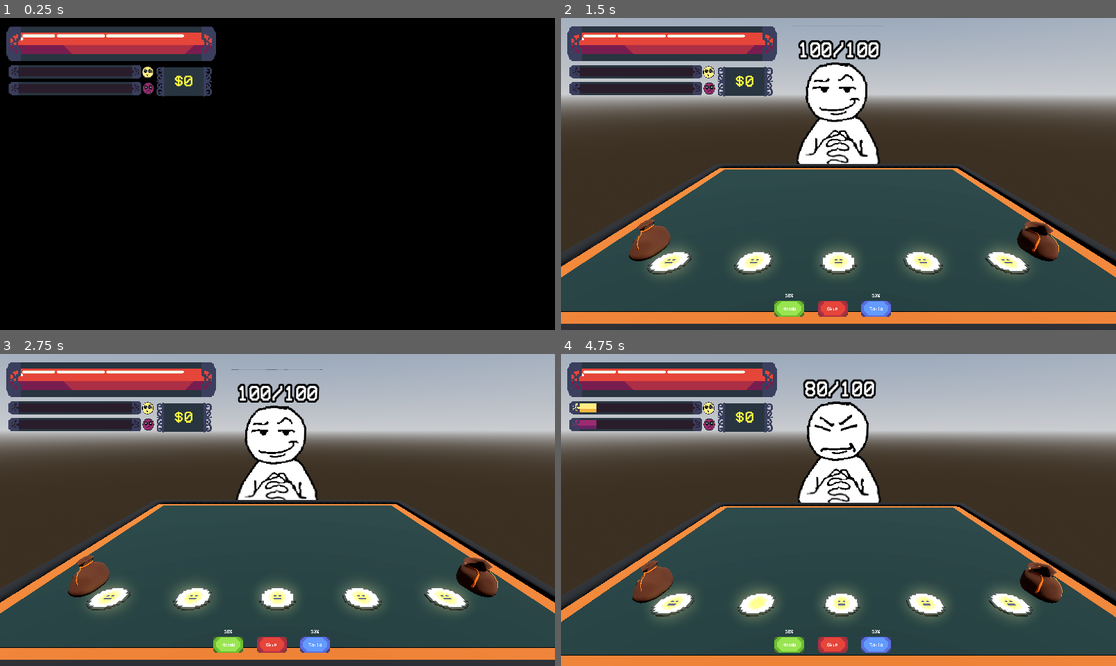
Above: before the commit, frames 1-4 (two rows, left to right).
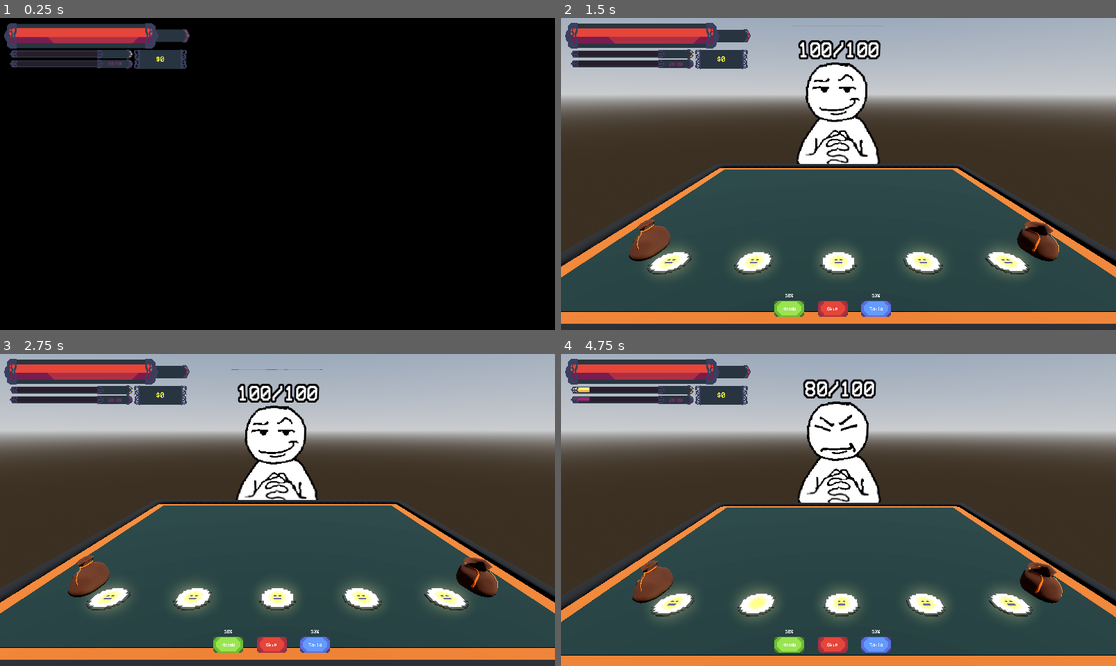
Above: after the commit, the same moments.

Repository: nianjindev/nummus
Game: Godot game, scene res://gui/splash_screen/splash_screen_manager.tscn
The game is run twice, just before and just after one commit, with the same random seed, the same clock (stepped at 60 frames per second) and the same inputs. The engine's default icon, where the game draws it, is replaced by a stand-in: a white triangle on a blue panel in a dark square.
Inputs (mouse positions are in pixels of both pictures, inside the frame that each line leads up to):
- Up to frame 1 (0.25 s): no input
- Up to frame 2 (1.5 s): tap Enter at 0.5 s; move the mouse to (960, 158) at 0.52 s; click (960, 158) at 0.67 s; tap Space at 0.77 s; click "Play" at 1.25 s
- Up to frame 3 (2.75 s): click "Skip" at 2 s
- Up to frame 4 (4.75 s): click "Skip" at 2.75 s; click "Heads" at 3.5 s; move the mouse to (727, 525) at 4.27 s; click (727, 525) at 4.42 s; tap Space at 4.52 s

The runs differ from the first frame. In frame 1, 7.0% of the frame differs, in the area x 0-39%, y 1-26%; in frame 2, 6.8%; in frame 3, 6.8%; in frame 4, 6.9%.

Commit message:
changed ui

Diff:
--- a/nummus-game/gui/global_ui.gd
+++ b/nummus-game/gui/global_ui.gd
@@ -1,10 +1,10 @@
 extends Control
 
 @onready var amount: RichTextLabel = $PlayerInterface/MoneyBackdrop/Amount
-@onready var health_bar: TextureProgressBar = $PlayerInterface/HealthBar
-@onready var fortune_bar: TextureProgressBar = $PlayerInterface/FortuneBars/FortuneBar
-@onready var misfortune_bar: TextureProgressBar = $PlayerInterface/FortuneBars/MisfortuneBar
-@onready var fortune_bars: Control = $PlayerInterface/FortuneBars
+@onready var fortune_bars: VBoxContainer = $PlayerInterface/FortuneBars
+@onready var health_bar: TextureProgressBar = $PlayerInterface/FortuneBars/HealthBar
+@onready var fortune_bar: TextureProgressBar = $PlayerInterface/FortuneBars/MarginFortune/FortuneBar
+@onready var misfortune_bar: TextureProgressBar = $PlayerInterface/FortuneBars/MarginMisfortune/MisfortuneBar
 
 func _ready():
 	Globals.connect("money_changed", Callable(change_money_amount))
--- a/nummus-game/gui/global_ui.tscn
+++ b/nummus-game/gui/global_ui.tscn
@@ -1,14 +1,15 @@
-[gd_scene load_steps=14 format=3 uid="uid://cgkq1874nru5o"]
+[gd_scene load_steps=15 format=3 uid="uid://cgkq1874nru5o"]
 
 [ext_resource type="Script" uid="uid://4wjymveihx57" path="res://gui/global_ui.gd" id="1_s6kbw"]
 [ext_resource type="Script" uid="uid://bbxm05mjnkk3g" path="res://gui/stage.gd" id="5_t228w"]
+[ext_resource type="Texture2D" uid="uid://becrm8gwggipt" path="res://assets/2d/bar_textures/fortune_text_bar.png" id="6_jxs7b"]
 [ext_resource type="Texture2D" uid="uid://25p6o6gq0bqn" path="res://assets/2d/bar_textures/bar_under_small.png" id="6_qbh03"]
+[ext_resource type="Texture2D" uid="uid://jhepe38x2bp7" path="res://assets/2d/bar_textures/misfortune_text_bar.png" id="7_qwhgh"]
 [ext_resource type="Texture2D" uid="uid://1gdn7m8wesjy" path="res://assets/2d/bar_textures/bar_over_small.png" id="7_xt8b7"]
 [ext_resource type="Texture2D" uid="uid://bqrn807x3kby1" path="res://assets/2d/bar_textures/progress_fortune.png" id="8_cqrd0"]
 [ext_resource type="Texture2D" uid="uid://3erwkid1bywu" path="res://assets/2d/bar_textures/progress_misfortune.png" id="9_8q2nc"]
-[ext_resource type="Texture2D" uid="uid://g7vd2mnpnmic" path="res://assets/2d/bar_textures/fortune_face.png" id="10_2p7ws"]
-[ext_resource type="Texture2D" uid="uid://clg6eg705e2lx" path="res://assets/2d/bar_textures/misfortune_face.png" id="11_50bnc"]
 [ext_resource type="Texture2D" uid="uid://bci38xaomk08c" path="res://assets/2d/bar_textures/bar_under_big.png" id="12_qujq2"]
+[ext_resource type="Texture2D" uid="uid://b8nnrnw1eewfa" path="res://assets/2d/bar_textures/health_text_bar.png" id="12_qwhgh"]
 [ext_resource type="Texture2D" uid="uid://jch5sbhi1vs0" path="res://assets/2d/bar_textures/bar_over_big.png" id="13_crqig"]
 [ext_resource type="PackedScene" uid="uid://dgl2frifwu5vi" path="res://gui/inventory_ui.tscn" id="13_jxs7b"]
 [ext_resource type="Texture2D" uid="uid://bronhad3508ye" path="res://assets/2d/bar_textures/progress_health.png" id="14_h1f0h"]
@@ -52,82 +53,26 @@
 [node name="PlayerInterface" type="Control" parent="."]
 layout_mode = 1
 anchors_preset = 0
-offset_left = 21.0
-offset_top = 14.0
-offset_right = 756.0
-offset_bottom = 289.5
-
-[node name="FortuneBars" type="Control" parent="PlayerInterface"]
-layout_mode = 1
-anchors_preset = 2
-anchor_top = 1.0
-anchor_bottom = 1.0
-offset_left = 18.0
-offset_top = -332.0
-offset_right = 688.0
-offset_bottom = -9.0
-grow_vertical = 0
-
-[node name="FortuneBar" type="TextureProgressBar" parent="PlayerInterface/FortuneBars"]
-layout_mode = 1
-anchors_preset = 8
-anchor_left = 0.5
-anchor_top = 0.5
-anchor_right = 0.5
-anchor_bottom = 0.5
-offset_left = -344.0
-offset_top = 43.5
-offset_right = 115.0
-offset_bottom = 90.5
-grow_horizontal = 2
-grow_vertical = 2
-texture_under = ExtResource("6_qbh03")
-texture_over = ExtResource("7_xt8b7")
-texture_progress = ExtResource("8_cqrd0")
-
-[node name="MisfortuneBar" type="TextureProgressBar" parent="PlayerInterface/FortuneBars"]
-layout_mode = 1
-anchors_preset = 8
-anchor_left = 0.5
-anchor_top = 0.5
-anchor_right = 0.5
-anchor_bottom = 0.5
-offset_left = -344.0
-offset_top = 101.5
-offset_right = 115.0
-offset_bottom = 148.5
-grow_horizontal = 2
-grow_vertical = 2
-texture_under = ExtResource("6_qbh03")
-texture_over = ExtResource("7_xt8b7")
-texture_progress = ExtResource("9_8q2nc")
-
-[node name="FortuneFace" type="TextureRect" parent="PlayerInterface/FortuneBars"]
-layout_mode = 0
-offset_left = 452.0
-offset_top = 209.0
-offset_right = 492.0
-offset_bottom = 251.0
-texture = ExtResource("10_2p7ws")
-
-[node name="MisfortuneFace" type="TextureRect" parent="PlayerInterface/FortuneBars"]
-layout_mode = 0
-offset_left = 454.0
-offset_top = 265.0
-offset_right = 495.0
-offset_bottom = 307.0
-texture = ExtResource("11_50bnc")
-
-[node name="HealthBar" type="TextureProgressBar" parent="PlayerInterface"]
-layout_mode = 1
-anchors_preset = 2
-anchor_top = 1.0
-anchor_bottom = 1.0
-offset_left = 1.0
-offset_top = -259.5
-offset_right = 726.0
-offset_bottom = -140.5
-grow_vertical = 0
+offset_right = 562.0
+offset_bottom = 191.0
+
+[node name="FortuneBars" type="VBoxContainer" parent="PlayerInterface"]
+layout_mode = 1
+anchors_preset = 8
+anchor_left = 0.5
+anchor_top = 0.5
+anchor_right = 0.5
+anchor_bottom = 0.5
+offset_left = -267.0
+offset_top = -78.0
+offset_right = 267.0
+offset_bottom = 78.0
+grow_horizontal = 2
+grow_vertical = 2
+
+[node name="HealthBar" type="TextureProgressBar" parent="PlayerInterface/FortuneBars"]
+layout_mode = 2
+size_flags_horizontal = 0
 max_value = 20.0
 step = 0.1
 value = 20.0
@@ -135,12 +80,105 @@
 texture_over = ExtResource("13_crqig")
 texture_progress = ExtResource("14_h1f0h")
 
+[node name="UnderText" type="TextureRect" parent="PlayerInterface/FortuneBars/HealthBar"]
+layout_mode = 1
+anchors_preset = 6
+anchor_left = 1.0
+anchor_top = 0.5
+anchor_right = 1.0
+anchor_bottom = 0.5
+offset_left = -10.0
+offset_top = -24.0
+offset_right = 108.0
+offset_bottom = 23.0
+grow_horizontal = 0
+grow_vertical = 2
+texture = ExtResource("12_qwhgh")
+
+[node name="MarginFortune" type="MarginContainer" parent="PlayerInterface/FortuneBars"]
+layout_mode = 2
+theme_override_constants/margin_left = 20
+
+[node name="FortuneBar" type="TextureProgressBar" parent="PlayerInterface/FortuneBars/MarginFortune"]
+layout_mode = 2
+size_flags_horizontal = 0
+size_flags_vertical = 4
+texture_under = ExtResource("6_qbh03")
+texture_over = ExtResource("7_xt8b7")
+texture_progress = ExtResource("8_cqrd0")
+
+[node name="UnderText" type="TextureRect" parent="PlayerInterface/FortuneBars/MarginFortune/FortuneBar"]
+layout_mode = 1
+anchors_preset = 6
+anchor_left = 1.0
+anchor_top = 0.5
+anchor_right = 1.0
+anchor_bottom = 0.5
+offset_left = -10.0
+offset_top = -16.5
+offset_right = 103.0
+offset_bottom = 15.5
+grow_horizontal = 0
+grow_vertical = 2
+texture = ExtResource("6_jxs7b")
+
+[node name="MarginMisfortune" type="MarginContainer" parent="PlayerInterface/FortuneBars"]
+layout_mode = 2
+theme_override_constants/margin_left = 20
+
+[node name="MisfortuneBar" type="TextureProgressBar" parent="PlayerInterface/FortuneBars/MarginMisfortune"]
+layout_mode = 2
+size_flags_horizontal = 0
+texture_under = ExtResource("6_qbh03")
+texture_over = ExtResource("7_xt8b7")
+texture_progress = ExtResource("9_8q2nc")
+
+[node name="UnderText" type="TextureRect" parent="PlayerInterface/FortuneBars/MarginMisfortune/MisfortuneBar"]
+layout_mode = 1
+anchors_preset = 6
+anchor_left = 1.0
+anchor_top = 0.5
+anchor_right = 1.0
+anchor_bottom = 0.5
+offset_left = -10.0
+offset_top = -16.5
+offset_right = 103.0
+offset_bottom = 15.5
+grow_horizontal = 0
+grow_vertical = 2
+texture = ExtResource("7_qwhgh")
+
+[node name="Amount" type="RichTextLabel" parent="PlayerInterface/FortuneBars/MarginMisfortune/MisfortuneBar/UnderText"]
+layout_mode = 1
+anchors_preset = 8
+anchor_left = 0.5
+anchor_top = 0.5
+anchor_right = 0.5
+anchor_bottom = 0.5
+offset_left = -46.5
+offset_top = -14.0
+offset_right = 34.5
+offset_bottom = 14.0
+grow_horizontal = 2
+grow_vertical = 2
+theme_override_colors/default_color = Color(0.6117647, 0.16470589, 0.4392157, 1)
+text = "20/20"
+horizontal_alignment = 1
+vertical_alignment = 1
+
 [node name="MoneyBackdrop" type="TextureRect" parent="PlayerInterface"]
 layout_mode = 1
-offset_left = 521.0
-offset_top = 155.0
-offset_right = 711.0
-offset_bottom = 257.0
+anchors_preset = 8
+anchor_left = 0.5
+anchor_top = 0.5
+anchor_right = 0.5
+anchor_bottom = 0.5
+offset_left = 183.0
+offset_top = 12.5
+offset_right = 365.0
+offset_bottom = 81.5
+grow_horizontal = 2
+grow_vertical = 2
 texture = ExtResource("15_ll540")
 
 [node name="Amount" type="RichTextLabel" parent="PlayerInterface/MoneyBackdrop"]
@@ -150,14 +188,14 @@
 anchor_top = 0.5
 anchor_right = 0.5
 anchor_bottom = 0.5
-offset_left = -52.0
-offset_top = -55.0
-offset_right = 48.0
-offset_bottom = 45.0
+offset_left = -71.0
+offset_top = -32.5
+offset_right = 69.0
+offset_bottom = 30.5
 grow_horizontal = 2
 grow_vertical = 2
 theme_override_colors/default_color = Color(1, 1, 0.23921569, 1)
-theme_override_font_sizes/normal_font_size = 56
+theme_override_font_sizes/normal_font_size = 25
 text = "$0"
 horizontal_alignment = 1
 vertical_alignment = 1
Binary file changed: nummus-game/assets/2d/bar_textures/bar_over_big.png
Binary file changed: nummus-game/assets/2d/bar_textures/bar_over_small.png
Binary file changed: nummus-game/assets/2d/bar_textures/bar_under_big.png
Binary file changed: nummus-game/assets/2d/bar_textures/bar_under_small.png
Binary file added: nummus-game/assets/2d/bar_textures/empty_marker.png
Not shown, added: nummus-game/assets/2d/bar_textures/empty_marker.png.import
Binary file added: nummus-game/assets/2d/bar_textures/fortune_marker.png
Not shown, added: nummus-game/assets/2d/bar_textures/fortune_marker.png.import
Binary file added: nummus-game/assets/2d/bar_textures/fortune_text_bar.png
Not shown, added: nummus-game/assets/2d/bar_textures/fortune_text_bar.png.import
Binary file added: nummus-game/assets/2d/bar_textures/health_text_bar.png
Not shown, added: nummus-game/assets/2d/bar_textures/health_text_bar.png.import
(and 8 more such lines)
